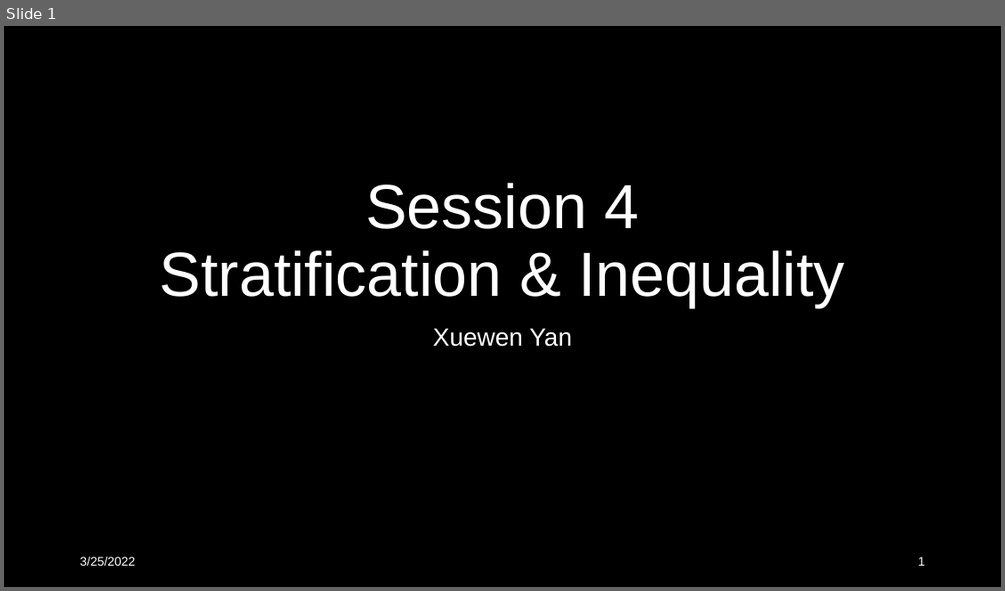
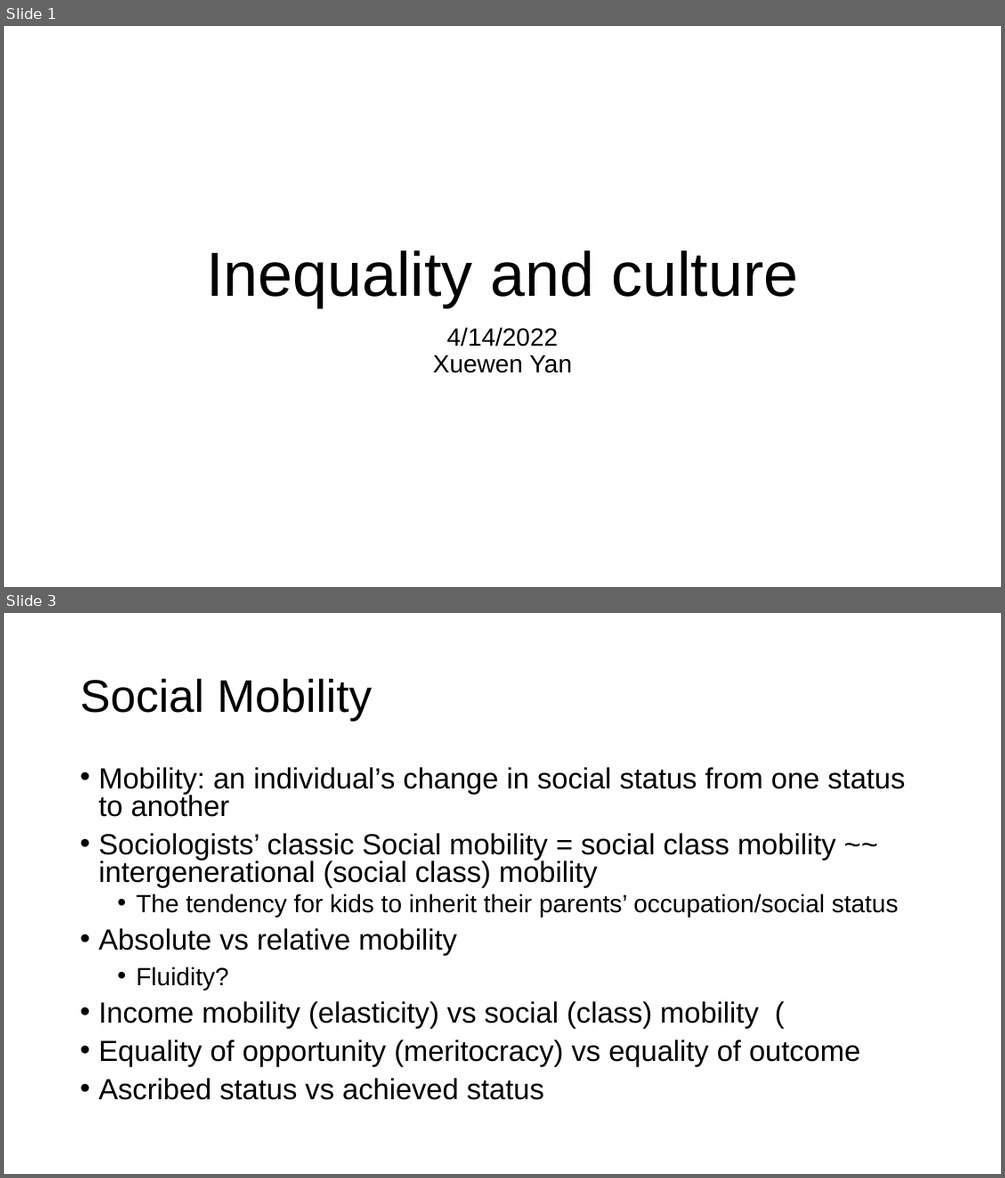
Before and after one commit to XueWenSYan/Intro_to_sociology, a slide deck: Meeting 4.pptx. Shown one above the other, each under a label of ours: slide 1 before the commit, slides 1 and 3 after it; the slides between them are not shown. The pictures are 1005x591 and 1005x1178 pixels, drawn with LibreOffice and Linux fonts; fonts in the diff are those of the drawing. Boxes give left, top, right and bottom in pixels: in the first picture for what was removed or moved away, otherwise in the second. Text is boxed around its words. In the diff, an @@ line names an element or a change of style, - is before the commit and + after.

```diff
--- a/Meeting 4.pptx
+++ b/Meeting 4.pptx
@@ slide 3 added at [4, 613, 1001, 1174], background #FFFFFF @@
@@ title added at [80, 678, 372, 721], 44 pt, text #000000 @@
+Social Mobility
@@ text added at [98, 767, 905, 1100], 28 pt, text #000000 @@
+• Mobility: an individual’s change in social status from one status to another
+• Sociologists’ classic Social mobility = social class mobility ~~ intergenerational (social class) mobility
+  • The tendency for kids to inherit their parents’ occupation/social status
+• Absolute vs relative mobility
+  • Fluidity?
+• Income mobility (elasticity) vs social (class) mobility (
+• Equality of opportunity (meritocracy) vs equality of outcome
+• Ascribed status vs achieved status
@@ slide 1 changed as well @@
@@ background #000000 to #FFFFFF @@
@@ title at [206, 250, 798, 307]: text changed; text colour #FFFFFF to #000000 @@
-Session 4
-Stratification & Inequality
+Inequality and culture
@@ subtitle at [447, 327, 558, 346]: paragraph added @@
+4/14/2022
@@ subtitle at [433, 354, 572, 373]: text colour #FFFFFF to #000000 in "Xuewen Yan"; less space between paragraphs @@
@@ text removed at [80, 556, 135, 565] @@
-3/25/2022
@@ page number removed at [918, 556, 925, 565] @@
-1
```
Also in this commit, not shown: 1 other slide changed, 8 other slides added, 9 slides removed, 11 other files.
